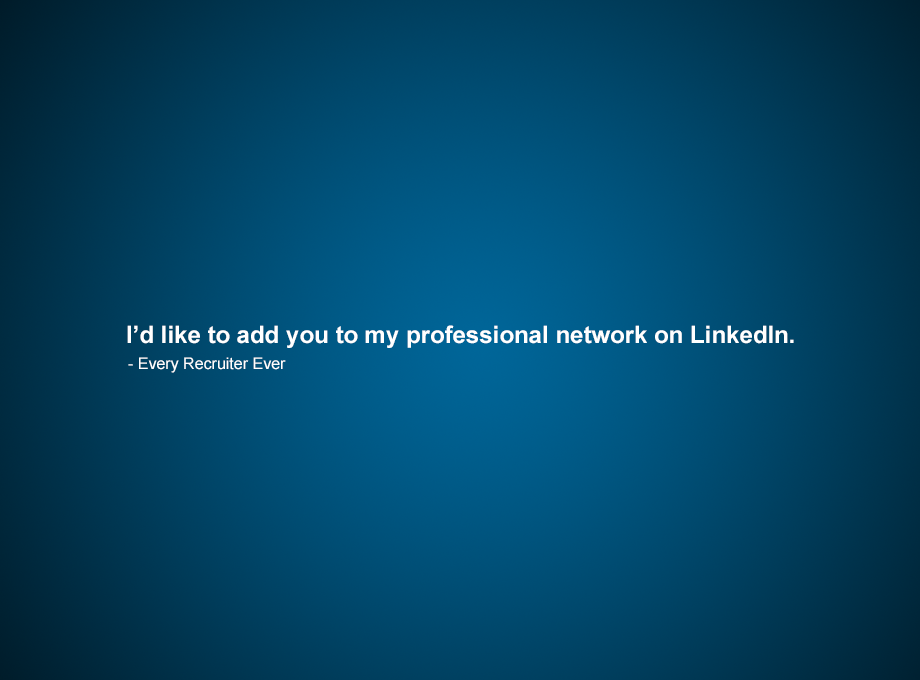
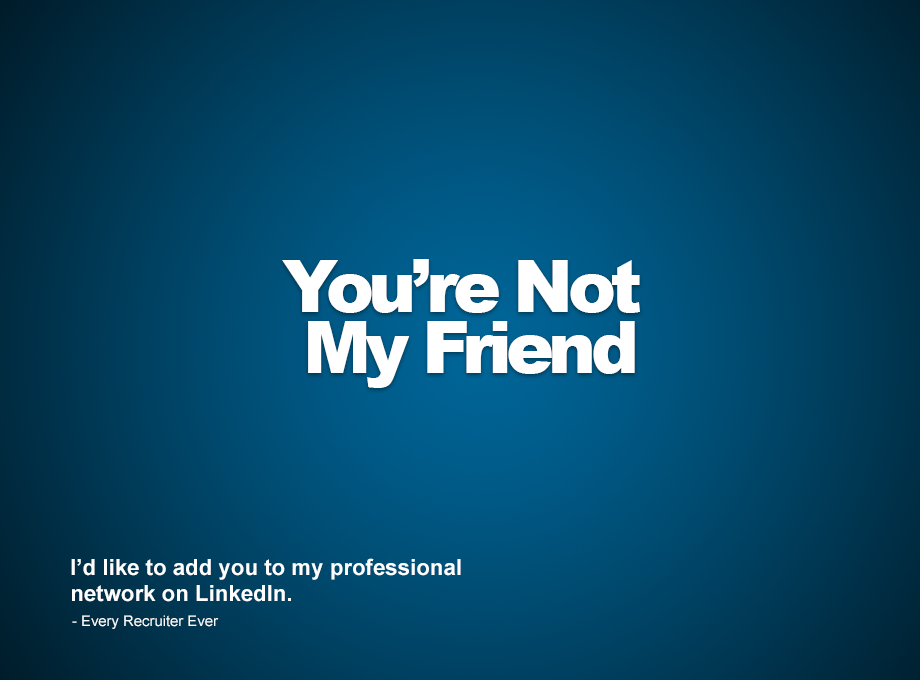
Comparing the layer stacks of the two 920x680 images. Changes:
added layer "You’re Not My Friend" above "- Every Recruiter Ever" over [282, 259, 640, 388]
painted on "- Every Recruiter Ever" over [72, 357, 286, 629]
painted on "I’d like to add you to my professional network on LinkedIn." over [71, 325, 794, 602]
